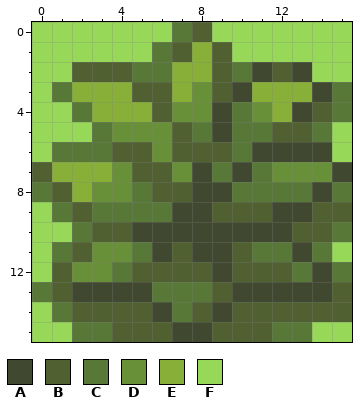
File history of a pixel-art sprite, images/tiles/tallgrass.png. Above: the version before the commit.
The file is 16x16 pixels.
Palette (. is transparent): A #404830  B #506030  C #587838  D #689038  E #88b038  F #98d858
Pixels before, first column x 0:
 0 FFFFFFFCBFFFFFFF
 1 FFFFFFCBEBFFFFFF
 2 FFBBBCCEEBCABAFF
 3 FCEEEBBEDBAEEEAC
 4 FFCEEEBDDACDEABC
 5 FFFCDDDBCACCBBCF
 6 FCCCBBDBBBCAAAAF
 7 BEEEDBBDACACDDDA
 8 CBEDDCBBAACCCCAC
 9 FCBCCCCAABBBAABB
10 FFCBBAAAAAAAABBC
11 FCBDDCABAABCCACF
12 FBDDCBBBBABBBCAC
13 CBAAAACCCBAAAAAB
14 FCBBBBACBABBBBBB
15 FFCCBBBAABBBCCFF
The result:
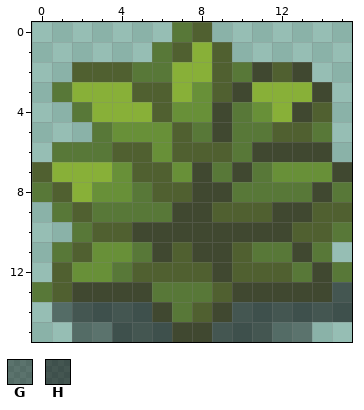
Colours new in this view: G #00000064  H #0000008c
The edit:
y 0: x 0..6 FFFFFFF -> .......; x 9..15 FFFFFFF -> .......
y 1: x 0..5 FFFFFF -> ......; x 10..15 FFFFFF -> ......
y 2: x 0..1 FF -> ..; x 14..15 FF -> ..
y 3: x 0 F -> .; x 15 C -> .
y 4: x 0..1 FF -> ..; x 15 C -> .
y 5: x 0..2 FFF -> ...; x 15 F -> .
y 6: x 0 F -> .; x 15 F -> .
y 9: x 0 F -> .
y 10: x 0..1 FF -> ..
y 11: x 0 F -> .; x 15 F -> .
y 12: x 0 F -> .
y 13: x 15 B -> H
y 14: x 0..5 FCBBBB -> .GHHHH; x 10..15 BBBBBB -> HHHHHH
y 15: x 0..6 FFCCBBB -> ..GGHHH; x 9..15 BBBCCFF -> HHHGG..
Pixel boxes of the changes (left, top, right, bottom) in both pictures:
changed: (32, 22, 352, 342)
